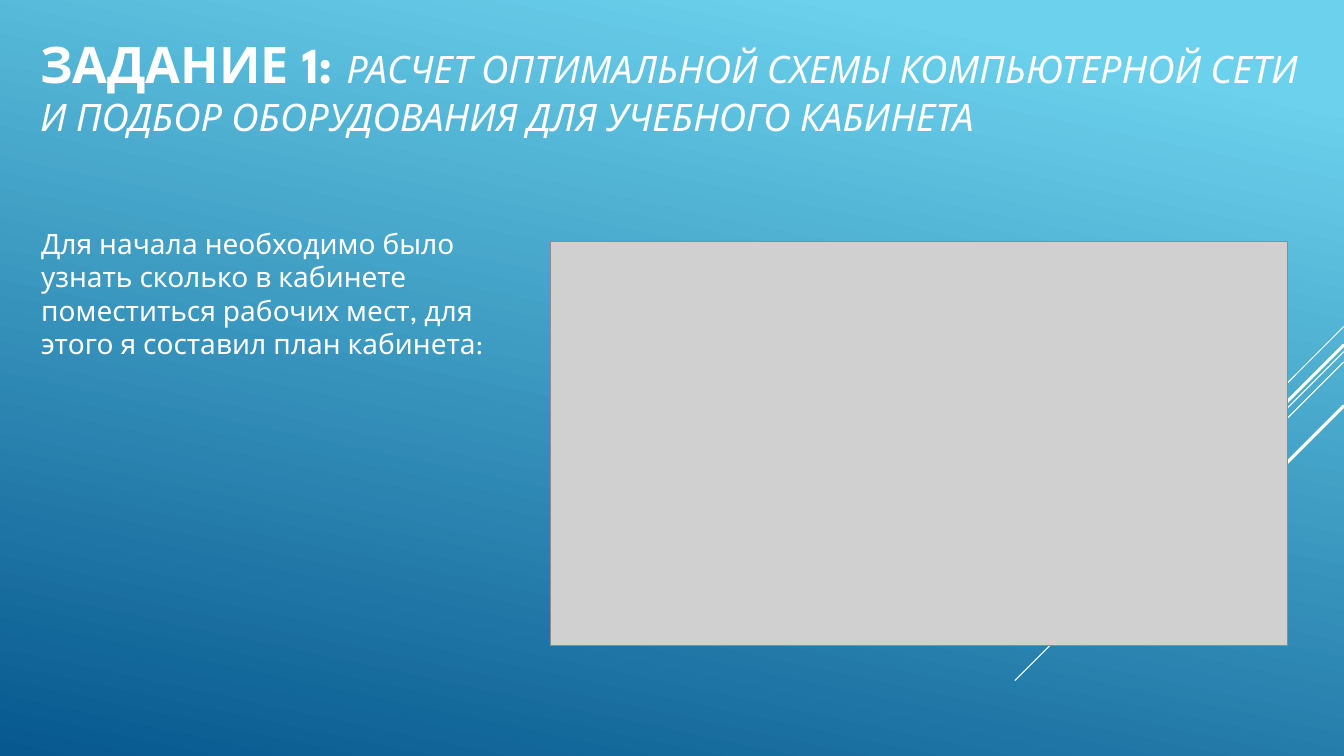
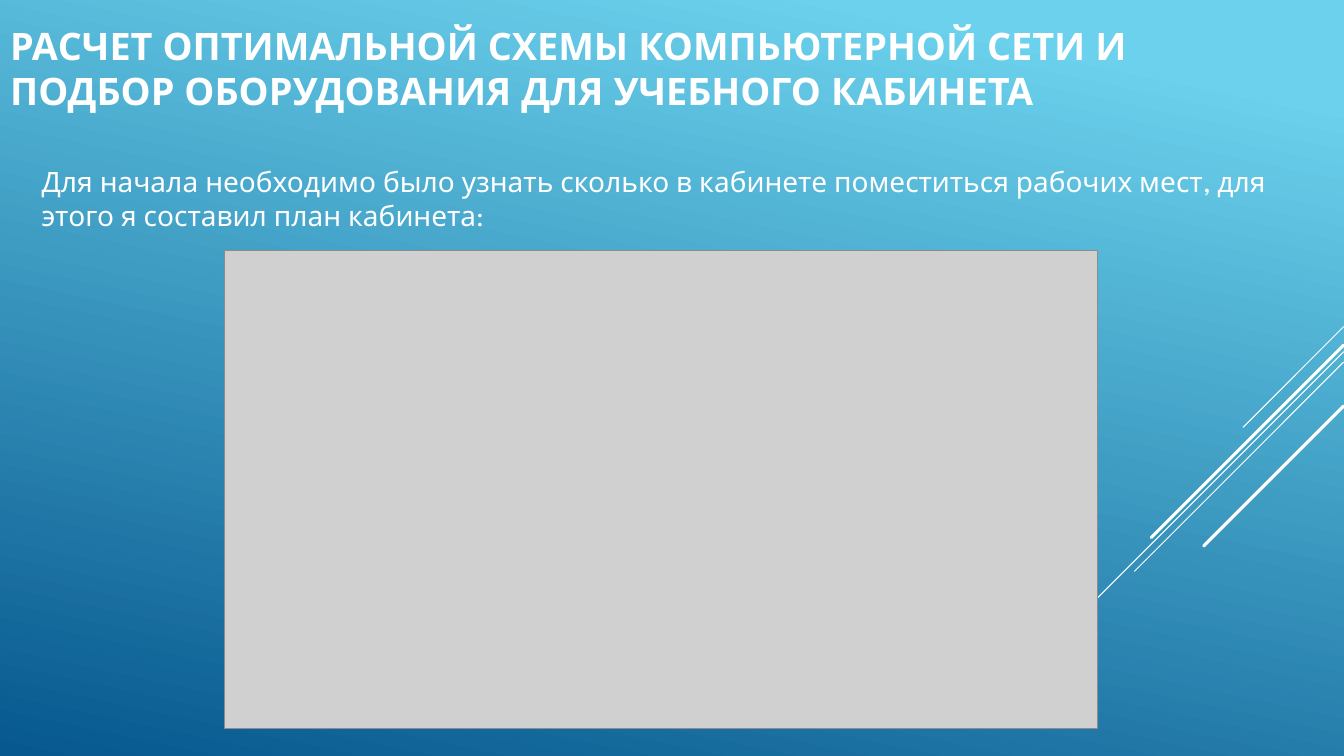
Before and after one commit to gozerentt/docrepo, a slide deck: slide 3 of Проект/Индивидуальный проект.pptx. Drawn at 1344x756 pixels with LibreOffice and Linux fonts; fonts in the diff are those of the drawing; grey boxes stand for pictures. Boxes give left, top, right and bottom in pixels: in the first picture for what was removed or moved away, otherwise in the second. Text is boxed around its words. In the diff, an @@ line names an element or a change of style, - is before the commit and + after.

```diff
--- a/Проект/Индивидуальный проект.pptx
+++ b/Проект/Индивидуальный проект.pptx
@@ title at (10, 25, 1126, 113): text changed; bold on; italic off @@
-ЗАДАНИЕ 1: РАСЧЕТ ОПТИМАЛЬНОЙ СХЕМЫ КОМПЬЮТЕРНОЙ СЕТИ И ПОДБОР ОБОРУДОВАНИЯ ДЛЯ УЧЕБНОГО КАБИНЕТА
+РАСЧЕТ ОПТИМАЛЬНОЙ СХЕМЫ КОМПЬЮТЕРНОЙ СЕТИ И ПОДБОР ОБОРУДОВАНИЯ ДЛЯ УЧЕБНОГО КАБИНЕТА
@@ text "Для начала необходимо было узнать ..." rewrapped from (41, 232, 476, 355) to (42, 170, 1265, 227) @@
@@ picture: place and size @@
-picture at (551, 242, 1289, 646)
+picture at (225, 250, 1098, 729)
```
Also in this commit, not shown: 4 slides added, 1 slide removed, 1 other file.
